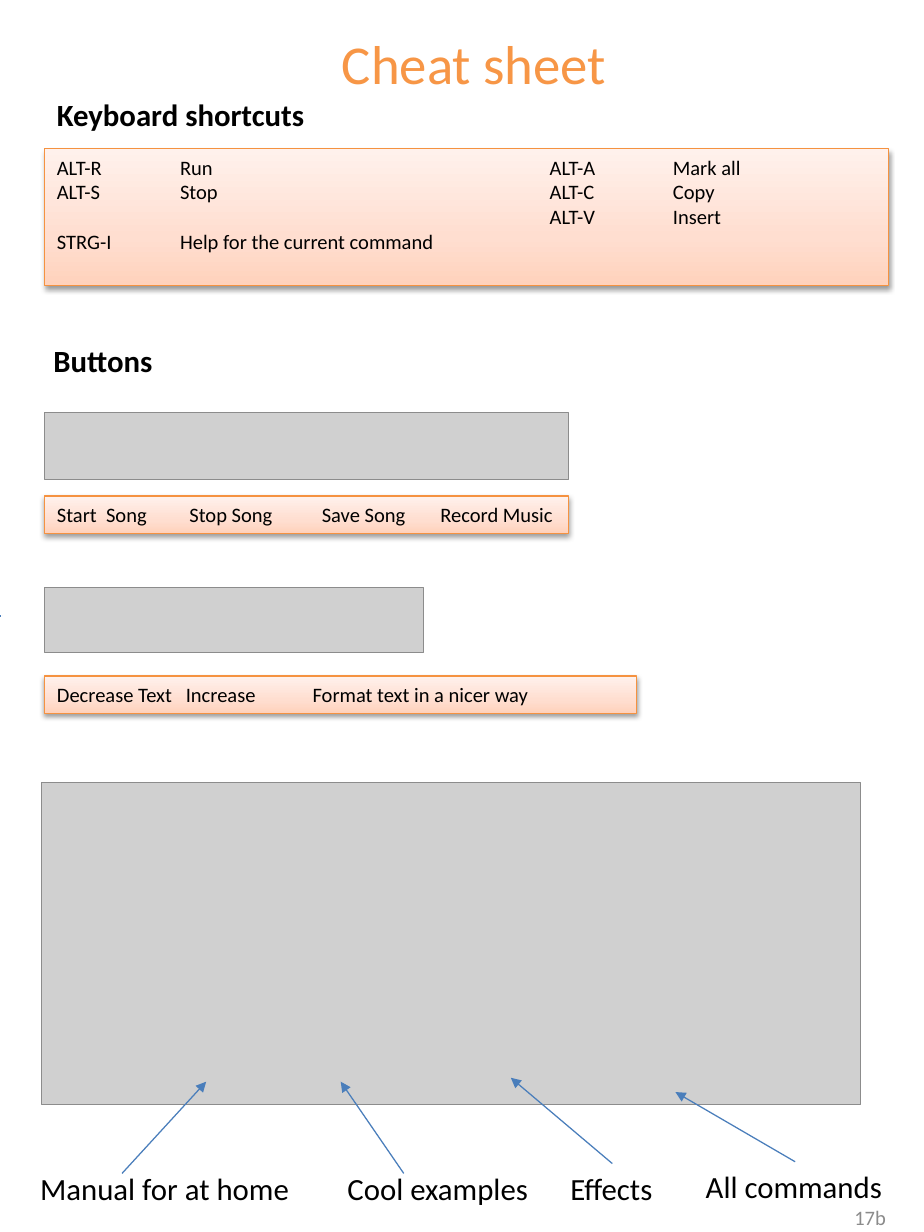
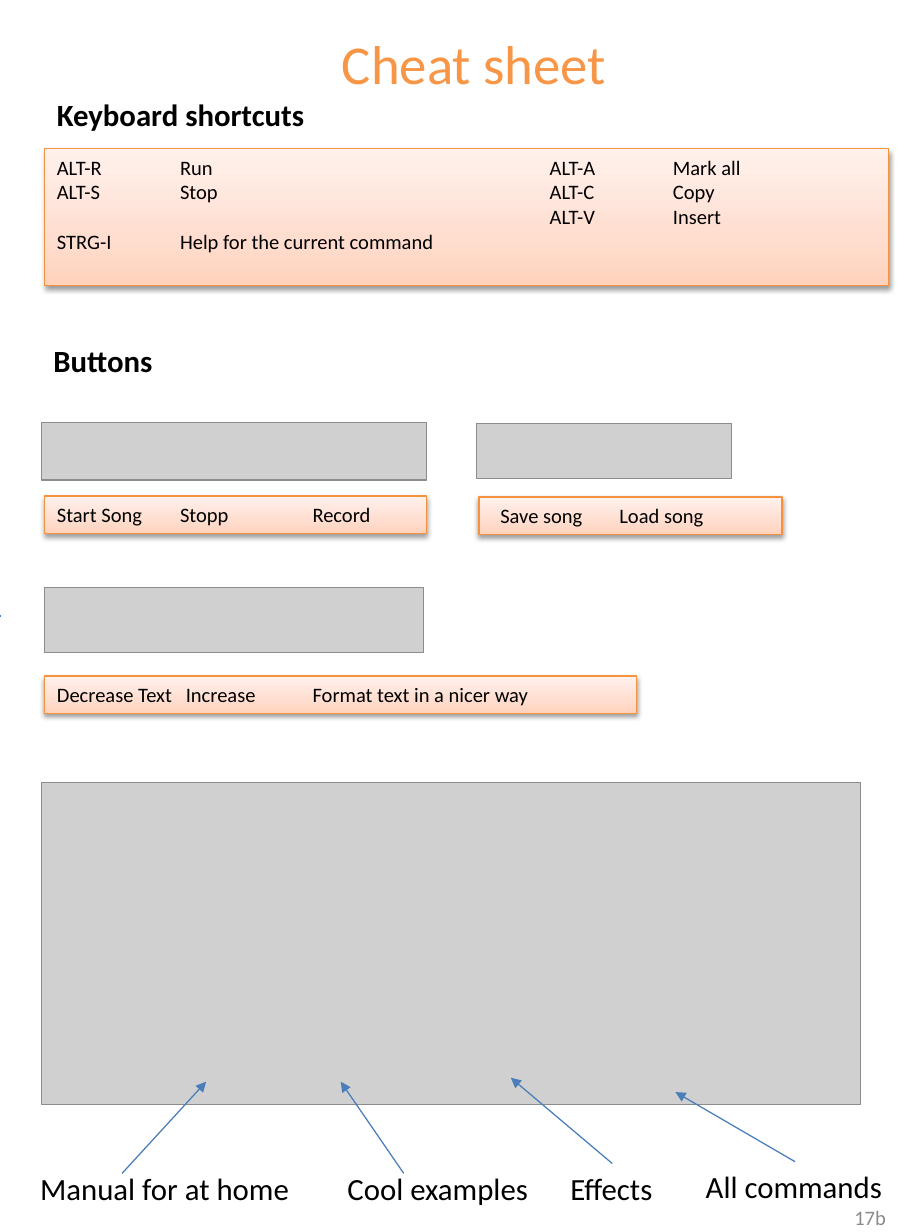
Before and after one commit to Devoxx4KidsDE/SonicPI, a slide deck: slide 17 of documentation/Sonic PI Workshop_en.pptx. Drawn at 924x1232 pixels with LibreOffice and Linux fonts; fonts in the diff are those of the drawing; grey boxes stand for pictures; background and template pictures are left out. Boxes give left, top, right and bottom in pixels: in the first picture for what was removed or moved away, otherwise in the second. Text is boxed around its words. In the diff, an @@ line names an element or a change of style, - is before the commit and + after.

Commit message:
Adapted everything to Sonic 2.10: Modified custom sample usage via sample filters. Relate documentation new synths and new samples. Amended all examples. Added new LOAD Button to GUI.

```diff
--- a/documentation/Sonic PI Workshop_en.pptx
+++ b/documentation/Sonic PI Workshop_en.pptx
@@ picture: place and size @@
-picture at [44,413,568,479]
+picture at [42,423,426,480]
@@ picture added at [477,424,732,479] @@
@@ rectangle "Start Song Stopp Record": place and size @@
-rectangle "Start Song Stopp Record" at [44,496,568,533]
+rectangle "Start Song Stopp Record" at [44,496,426,533]
@@ text in rectangle at [57,507,371,526]: text changed @@
-Start Song Stop Song Save Song Record Music
+Start Song Stopp Record
@@ rectangle added at [479,498,782,535], fill gradient #FFD2BD to #FFDED0 to #FFF2ED, outline #F69240 0.75 pt, 12 pt, text #000000 @@
+Save song Load song
```
Also in this commit, not shown: 3 other slides changed, 6 other files.
